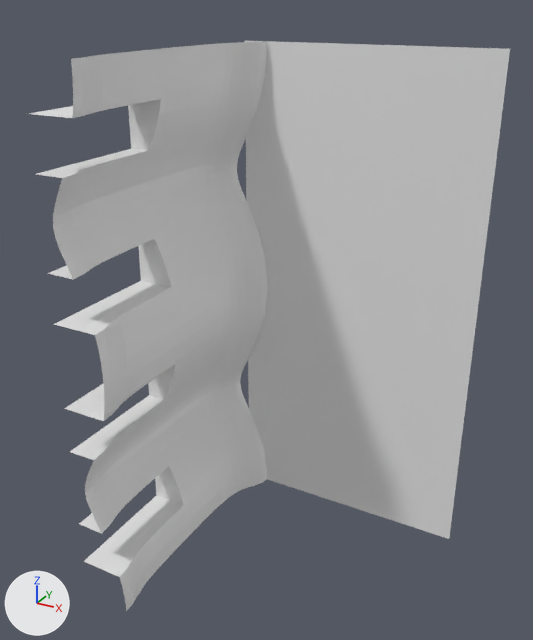
What one commit did to the OBJ model data/bmc/bmc_tiles/t_095.obj.
Before and after are seen from a 50 mm camera at (0.769, -1.312, 0.579) aimed at (0.052, -0.008, -0.073). Every picture has the same lights, and +X, +Y and +Z are marked at lower left. Where no turn or scale is listed for an object, it has been applied to the vertices.

In view in the first picture: 't_095'.
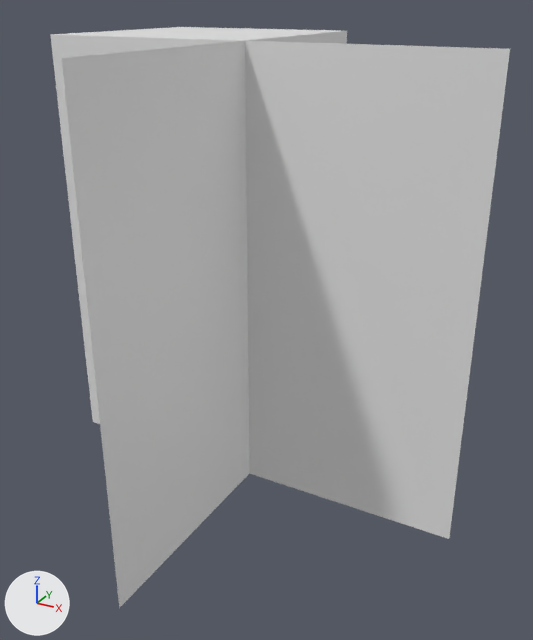
Pixel boxes (x1, y1, x2, y2) of what changed, in the pictures (533 x 640 px):
't_095', reshaped
    before: (29, 41, 510, 611)
    after: (50, 27, 510, 608)
part 1 of me_t_095, deleted
    before: (29, 41, 267, 611)
part 2 of me_t_095, built on
    before: (245, 41, 350, 480)
    after: (50, 27, 350, 608)

What changed in the scene script:
```text
Change me_t_095:
    used by ob_t_095; location = (0.0, 0.0, 0.0)
    remove me_t_095.from_pydata(...)  # 1189 vertices, 2216 faces; spans x -0.08..0.5, y -0.5..0.0, z -0.5..0.5
    add me_t_095.from_pydata(...)  # 18 vertices, 30 faces; spans x -0.5..0.5, y -0.5..0.5, z -0.5..0.5
    me_t_095 part 1: the loose piece of 1183 vertices spanning x -0.08..0.049, y -0.5..0.0, z -0.5..0.5 is deleted
    me_t_095 part 2
    4 faces are deleted
    6 vertices are added at (0.0, 0.5, 0.0), (0.0, 0.5, -0.5), (0.0, 0.5, 0.5), (0.0, -0.5, 0.0), (0.0, -0.5, -0.5), (0.0, -0.5, 0.5)
    6 new vertices lie (-0.5, 0.0, 0.0) away from vertices in x 0.0, y 0.0..0.5, z -0.5..0.5
    30 new faces join them
```
